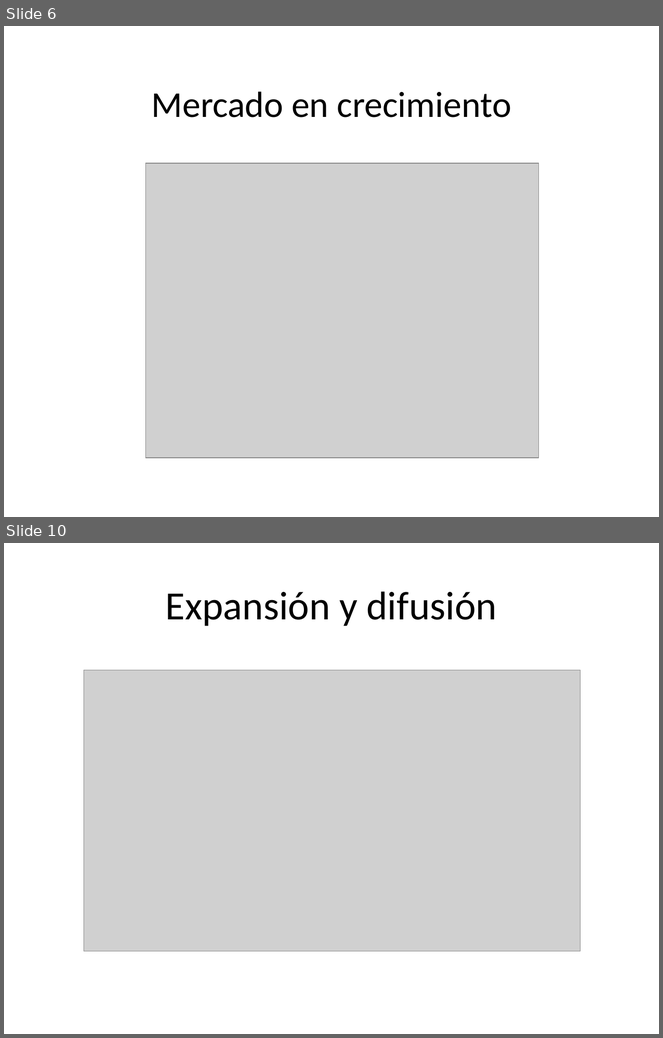
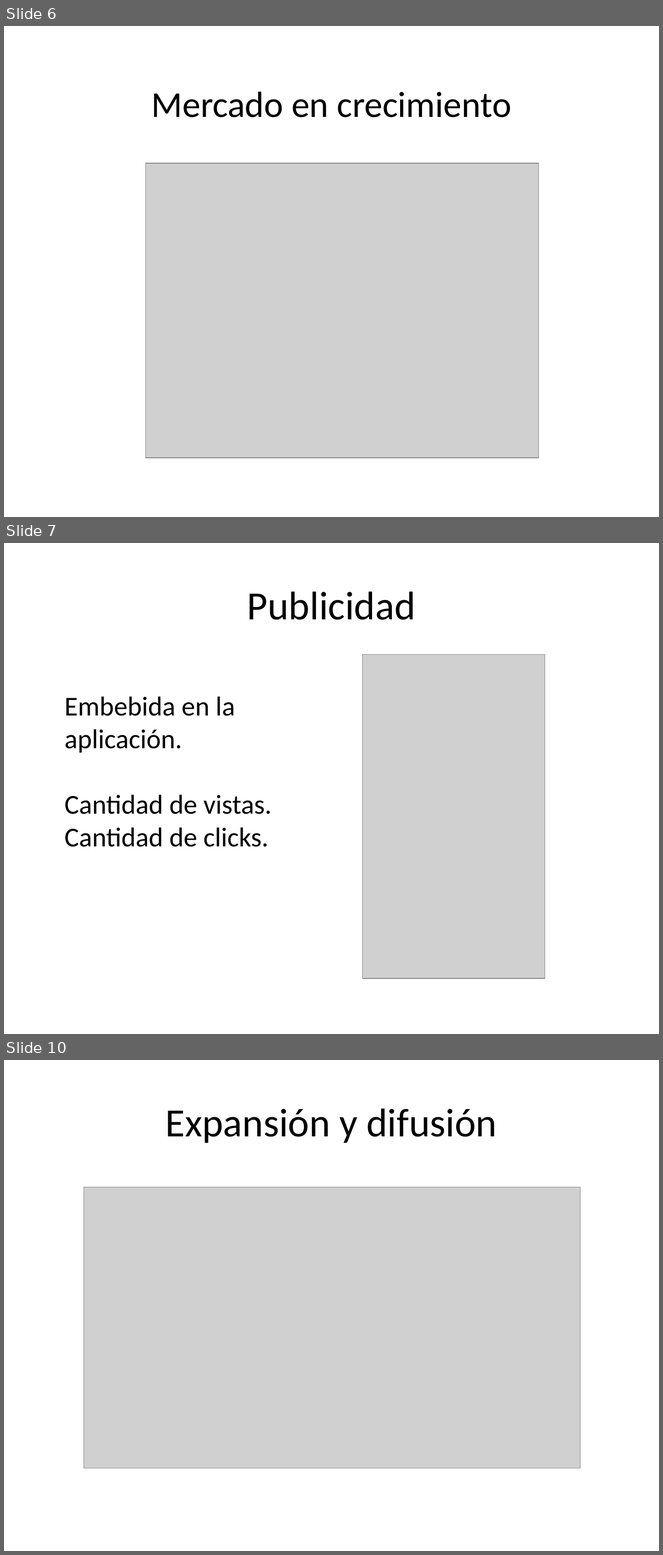
Before and after one commit to dschenkelman/taller-proyectos, a slide deck: Assets/Presentación negocio.pptx. Shown one above the other, each under a label of ours: slides 6 and 10 before the commit, slides 6, 7 and 10 after it; the slides between them are not shown. The pictures are 663x1038 and 663x1555 pixels, drawn with LibreOffice and Linux fonts; fonts in the diff are those of the drawing; grey boxes stand for pictures. Boxes give left, top, right and bottom in pixels: in the first picture for what was removed or moved away, otherwise in the second. Text is boxed around its words. In the diff, an @@ line names an element or a change of style, - is before the commit and + after.

```diff
--- a/Assets/Presentación negocio.pptx
+++ b/Assets/Presentación negocio.pptx
@@ slide 7 added at <box>4,543,659,1034</box>, background #FFFFFF @@
@@ title added at <box>247,591,416,620</box>, 44 pt, text #000000 @@
+Publicidad
@@ picture added at <box>362,654,545,979</box> @@
@@ text added at <box>64,696,272,847</box>, 30 pt, text #000000 @@
+Embebida en la aplicación.
+Cantidad de vistas.
+Cantidad de clicks.
```
Also in this commit, not shown: 2 slides changed, 1 slide removed.
